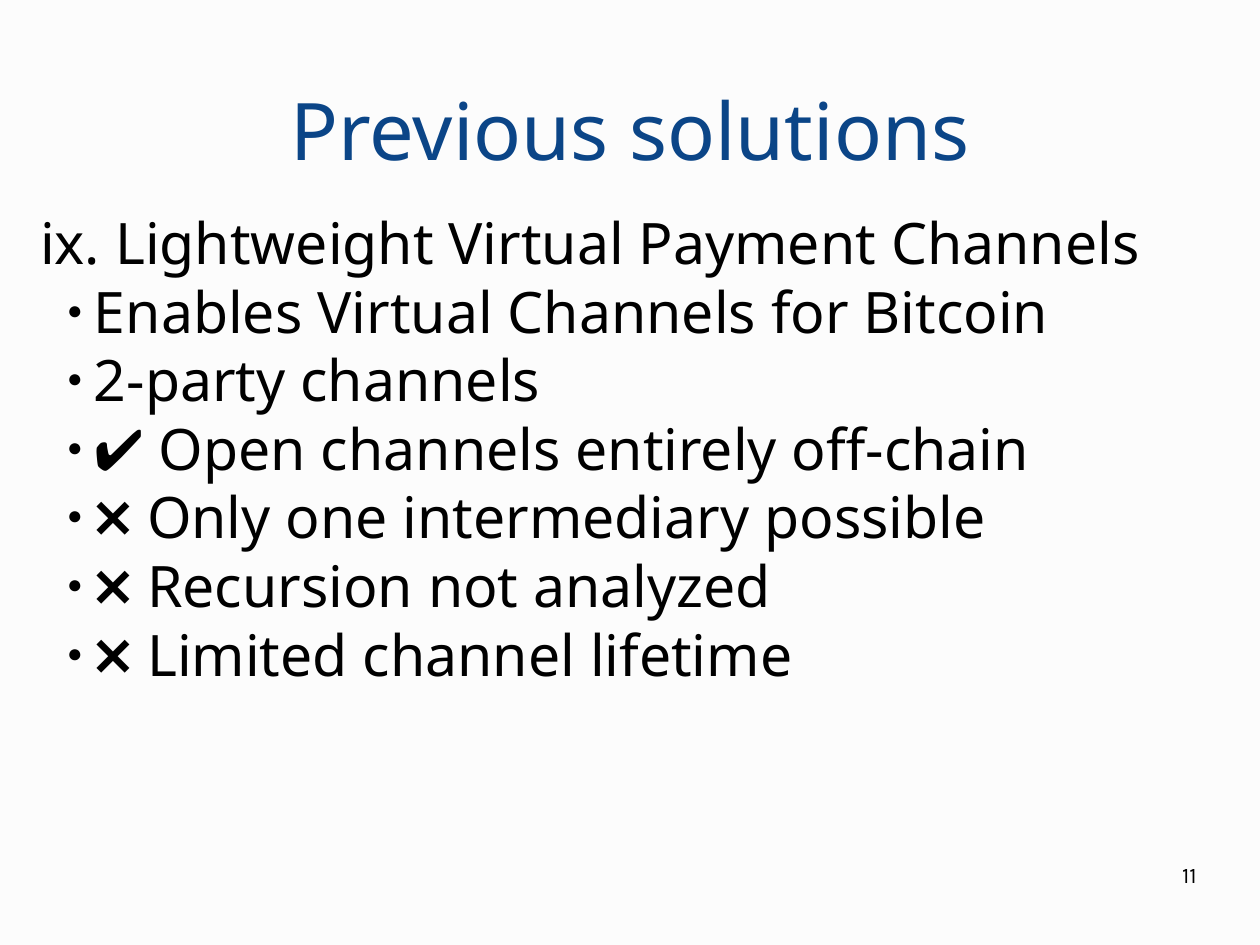
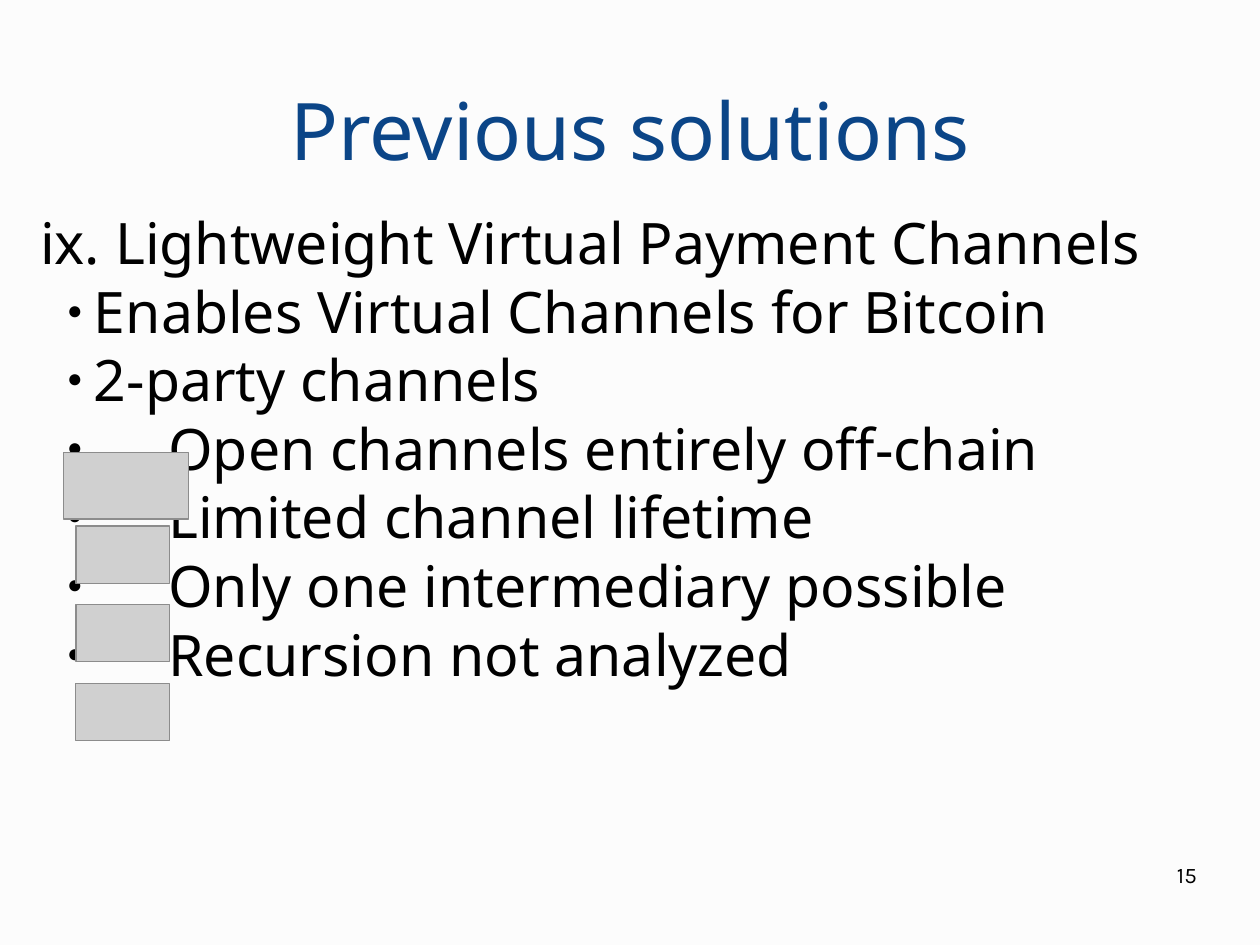
Before and after one commit to OrfeasLitos/virtual-payment-channels, a slide deck: slide 15 of slides/presentation.odp (slide 11 before the commit). Drawn at 1260x945 pixels with LibreOffice and Linux fonts; fonts in the diff are those of the drawing; grey boxes stand for pictures. Boxes give left, top, right and bottom in pixels: in the first picture for what was removed or moved away, otherwise in the second. Text is boxed around its words. In the diff, an @@ line names an element or a change of style, - is before the commit and + after.

Commit message:
Complete slides

```diff
--- a/slides/presentation.odp
+++ b/slides/presentation.odp
@@ subtitle at (168, 426, 1038, 691): text changed @@
-  ● ✔️ Open channels entirely off-chain
-  ● ❌ Only one intermediary possible
-  ● ❌ Recursion not analyzed
-  ● ❌ Limited channel lifetime
+  ● Open channels entirely off-chain
+  ● Limited channel lifetime
+  ● Only one intermediary possible
+  ● Recursion not analyzed
@@ picture added at (63, 453, 189, 519) @@
@@ picture added at (75, 526, 169, 583) @@
@@ picture added at (75, 605, 169, 662) @@
@@ picture added at (75, 684, 169, 741) @@
@@ page number at (1177, 869, 1197, 884): text changed @@
-11
+15
```
Also in this commit, not shown: 25 other slides changed, 7 slides added, 1 other file.
